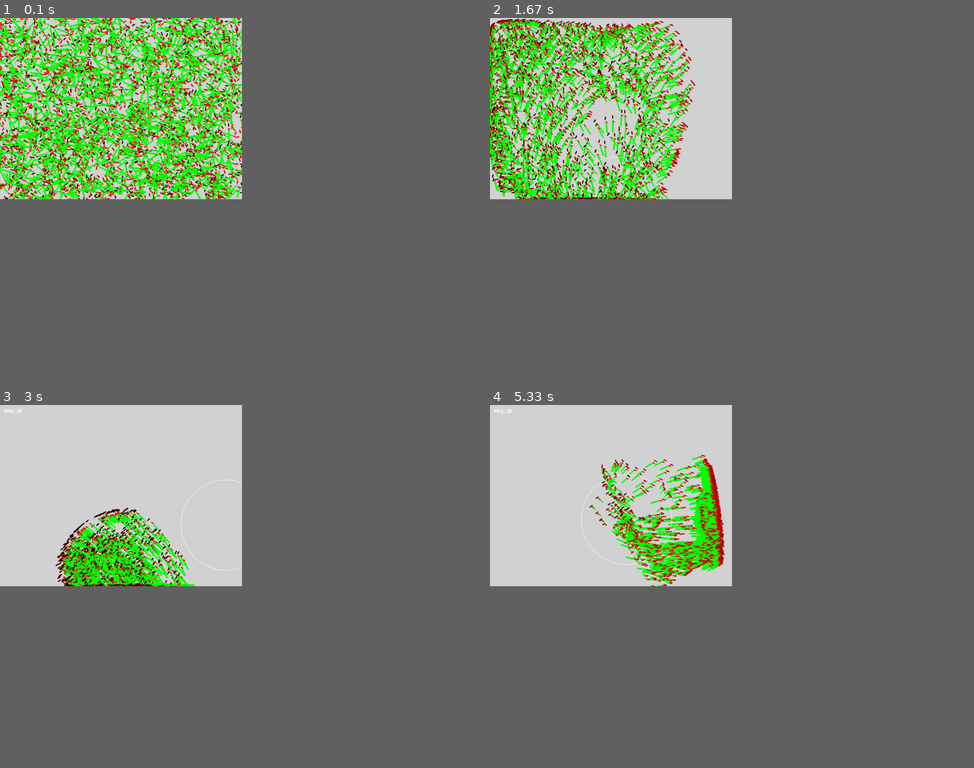
Above: before the commit, frames 1-4 (two rows, left to right).
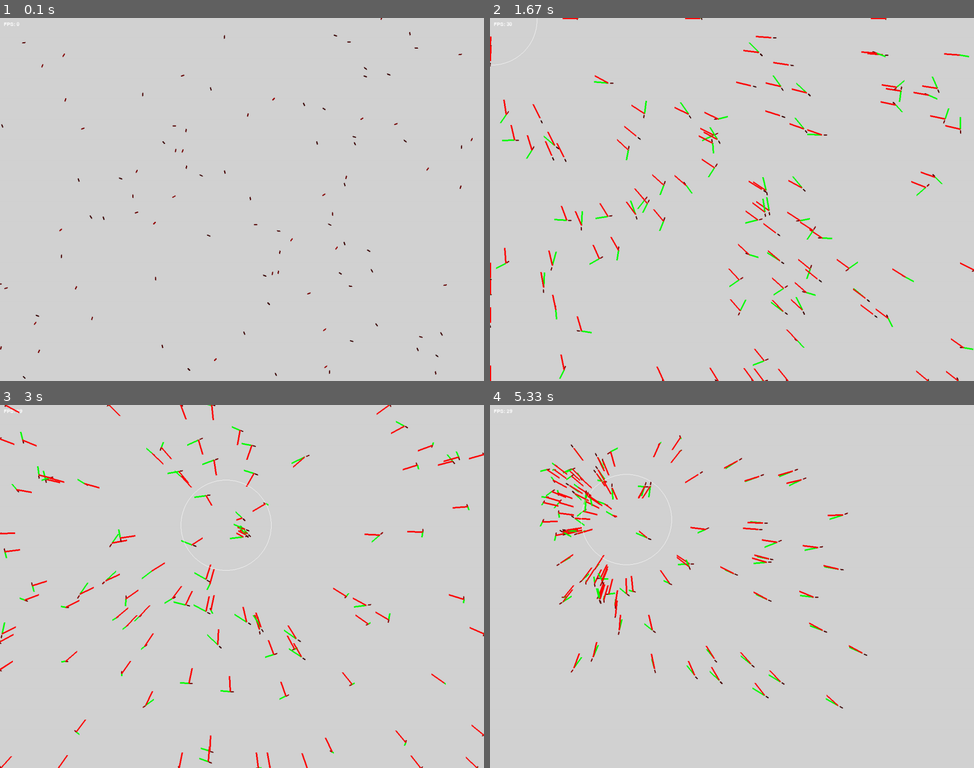
Above: after the commit, the same moments.

Repository: aFishboy/pygame
Game: pygame game, started from main.py
Same seed, same stepped clock (60 frames per second), same inputs: the game is played once before the commit and once after it.
Inputs (mouse positions are in pixels of both pictures, inside the frame that each line leads up to):
- Up to frame 1 (0.1 s): no input
- Up to frame 2 (1.67 s): tap V at 0.33, 0.73, 1.03 s; hold P 0.67-1.13 s; move the mouse to (615, 203) at 0.7 s
- Up to frame 3 (3 s): hold P 2.17-2.63 s; tap V at 2.23, 2.53 s; click (227, 524) at 2.72 s
- Up to frame 4 (5.33 s): click (654, 466) at 3.05 s; click (548, 506) at 3.38 s; click (833, 521) at 3.72 s; click (586, 463) at 4.05 s; click (596, 626) at 4.38 s; click (659, 691) at 4.72 s; click (625, 521) at 5.05 s
In our replay, the window is 450x337 before the commit and 900x675 after it. These sizes can differ from the game's own. Grey fills any space a smaller window leaves; there, only what the larger window draws over its background counts as a difference.

The runs differ from the first frame. In frame 1, 18% of the frame differs, in the area x 0-98%, y 0-100%; in frame 2, 15%; in frame 3, 5.9%; in frame 4, 6.5%.

Commit message:
seek functions done

Diff:
--- a/main.py
+++ b/main.py
@@ -25,27 +25,67 @@
 }
 
 FPS = 30
-WIDTH, HEIGHT = 640, 480
+WIDTH, HEIGHT = 1280, 960
 MAX_SPEED = 10
+ACCEL = 0.3
+SEEK_FORCE = 0.2
 SCREEN = pygame.display.set_mode((WIDTH, HEIGHT))
 APPROACH_RADIUS = 120
 FONT = pygame.font.Font(None, 20)
+ANT_COUNT = 100
 
 
 class Ant:
     def __init__(self, screen_width, screen_height):
-        self.pos = vec(randint(0, WIDTH), randint(0, HEIGHT))
-        self.vel =vec(MAX_SPEED,0).rotate(uniform(0, 360))
-        self.acc = vec(0,0)
+        self.pos = pygame.Vector2(randint(0, WIDTH), randint(0, HEIGHT))
+        self.vel = pygame.Vector2(MAX_SPEED,0).rotate(uniform(0, 360))
+        self.acc = pygame.Vector2(0,0)
         self.antWidth = 3
         self.antHeight = 10
 
     def follow_mouse(self):
         mpos = pygame.mouse.get_pos()
-        self.acc = (mpos - self.pos).normalize() * 0.5
+        vec_to_normalize = mpos - self.pos
+        if vec_to_normalize == pygame.Vector2(0, 0):
+            vec_to_normalize = pygame.Vector2(1, 0)
+        self.acc = vec_to_normalize.normalize() * ACCEL
+
+    def seek(self, target):
+        vec_to_normalize = target - self.pos
+        if vec_to_normalize == pygame.Vector2(0, 0):
+            vec_to_normalize = pygame.Vector2(1, 0)
+        self.desired = vec_to_normalize.normalize() * MAX_SPEED
+        steer = (self.desired - self.vel)
+        if steer.length() > SEEK_FORCE:
+            steer.scale_to_length(SEEK_FORCE)
+        return steer
+
+    def seek_with_approach(self, target):
+        vec_to_normalize = target - self.pos
+        distance = vec_to_normalize.length()
+
+        # Handle the case where the vector to normalize is zero
+        if vec_to_normalize == pygame.Vector2(0, 0):
+            vec_to_normalize = pygame.Vector2(1, 0)
+
+        vec_to_normalize.normalize_ip()
+        self.desired = vec_to_normalize
+
+        if distance < APPROACH_RADIUS:
+            self.desired *= distance / APPROACH_RADIUS * MAX_SPEED
+        else:
+            self.desired *= MAX_SPEED
+
+        steer = self.desired - self.vel
+
+        if steer.length() > SEEK_FORCE:
+            steer.scale_to_length(SEEK_FORCE)
+
+        return steer
+
 
     def ant_color(self):
-        red_value = int(140 - (((self.vel.x + self.vel.y) // 2) * 14))
+        red_value = int(150 - ((abs((self.vel.x + self.vel.y)) // 2) * 16))
         if red_value > 255:
             red_value = 255
         if red_value < 0:
@@ -59,18 +99,19 @@
         pygame.draw.ellipse(ellipse_surface, self.ant_color(), (0, 0, self.antWidth, self.antHeight))
         # Rotate the ellipse
         angle = math.degrees(math.atan2(self.vel.y, self.vel.x))
-        rotated_surface = pygame.transform.rotate(ellipse_surface, angle + 90)
+        rotated_surface = pygame.transform.rotate(ellipse_surface, -angle - 90)
 
         # Get the rect of the rotated ellipse
         rotated_rect = rotated_surface.get_rect()
         rotated_rect.center = self.pos  # Set the center of the rotated ellipse
 
         # Draw the rotated ellipse onto the screen
-        screen.blit(rotated_surface, rotated_rect.topleft)
+        screen.blit(rotated_surface, rotated_rect)
 
     def update(self):
         #equations of motion
-        self.follow_mouse()
+        #self.follow_mouse()
+        self.acc = self.seek_with_approach(pygame.mouse.get_pos())
         self.vel += self.acc
         if self.vel.length() > MAX_SPEED:
             self.vel.scale_to_length(MAX_SPEED)
@@ -80,20 +121,21 @@
             self.pos.y = min(HEIGHT - 1, max(0, self.pos.y))
 
     def draw_vectors(self):
-        scale = 3
+        scale = 4
         # vel
         pygame.draw.line(SCREEN, COLORS["green"], self.pos, (self.pos + self.vel * scale), 4)
         # desired
-        pygame.draw.line(SCREEN, COLORS["red"], self.pos, (self.pos + vec(1,1) * scale), 4)
+        pygame.draw.line(SCREEN, COLORS["red"], self.pos, (self.pos + self.desired * scale), 4)
         # approach radius
         pygame.draw.circle(SCREEN, COLORS["white"], pygame.mouse.get_pos(), APPROACH_RADIUS, 1)
 
 
 def main():
-
     pygame.display.set_caption("Ant Sim")
 
-    ants = [Ant(WIDTH, HEIGHT) for _ in range(2000)]  # Create a list of ant objects
+    ants = [Ant(WIDTH, HEIGHT) for _ in range(ANT_COUNT)]  # Create a list of ant objects
+    show_vectors = False
+    paused = False
 
     clock = pygame.time.Clock()
     running = True
@@ -102,6 +144,11 @@
         for event in pygame.event.get():
             if event.type == pygame.QUIT:
                 running = False
+            if event.type == pygame.KEYDOWN:
+                if event.key == pygame.K_v:
+                    show_vectors = not show_vectors
+                if event.key == pygame.K_p:
+                    paused = not paused
 
         SCREEN.fill(COLORS["light_gray"])
         # Calculate FPS
@@ -111,13 +158,15 @@
         # Draw the FPS text on the screen at position (10, 10)
         SCREEN.blit(fps_text, (10, 10))
 
-        # Draw and update ants
-        for ant in ants:
-            ant.draw(SCREEN)
-            ant.update()
-            ant.draw_vectors()
+        if not paused:
+            # Draw and update ants
+            for ant in ants:
+                ant.draw(SCREEN)
+                ant.update()
+                if show_vectors:
+                    ant.draw_vectors()
 
-        pygame.display.update()
+            pygame.display.update()
 
     pygame.quit()
 
